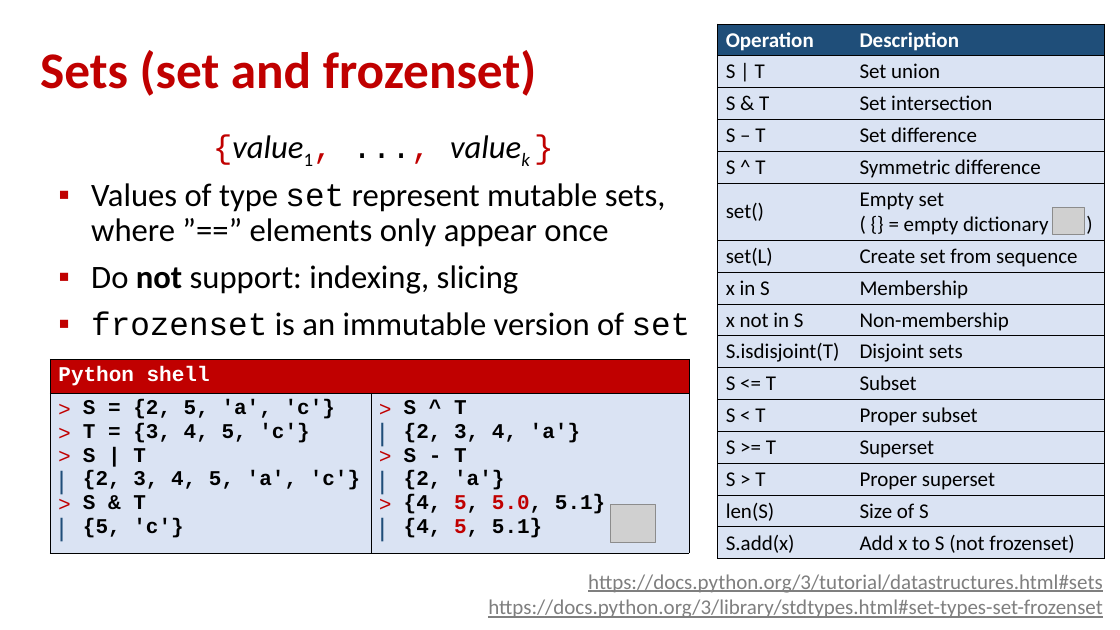
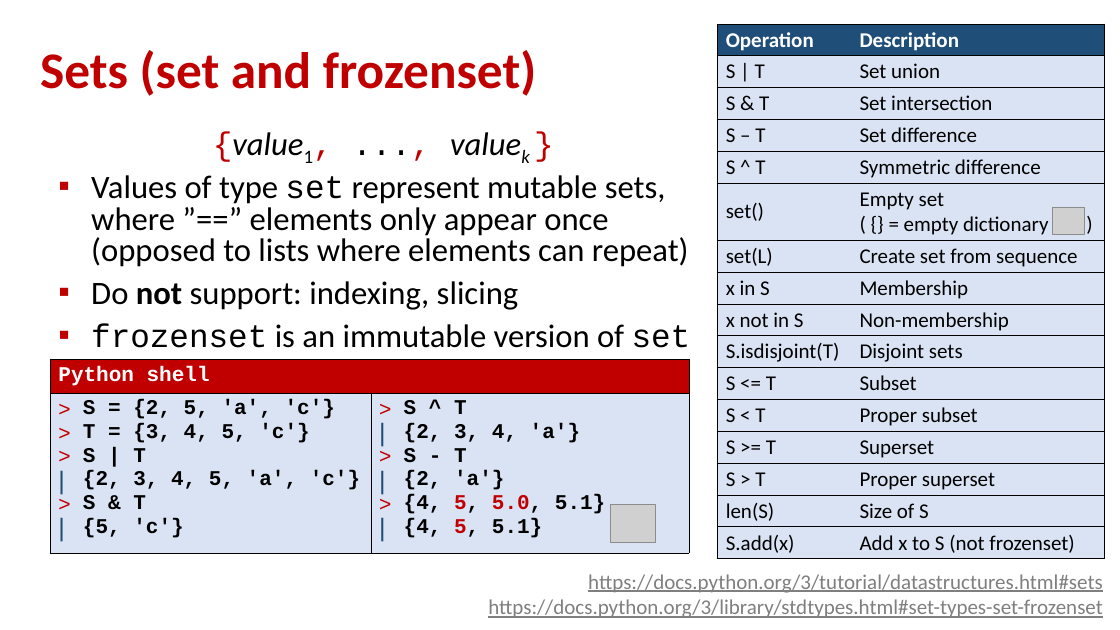
Before and after one commit to gsbrodal/gsbrodal.github.io, a slide deck: slide 10 of ipsa/slides/dictionaries.pptx. Drawn at 1120x630 pixels with LibreOffice and Linux fonts; fonts in the diff are those of the drawing; grey boxes stand for pictures. Boxes give left, top, right and bottom in pixels: in the first picture for what was removed or moved away, otherwise in the second. Text is boxed around its words. In the diff, an @@ line names an element or a change of style, - is before the commit and + after.

Commit message:
exercises.html all-slides-with-answers.pdf all-slides.pdf dictionaries.pdf dictionaries.pptx

```diff
--- a/ipsa/slides/dictionaries.pptx
+++ b/ipsa/slides/dictionaries.pptx
@@ text at box(91, 175, 689, 267): text changed @@
-▪ Values of type set represent mutable sets, where ”==” elements only appear once
+▪ Values of type set represent mutable sets, where ”==” elements only appear once
+  (opposed to lists where elements can repeat)
@@ text at box(91, 281, 691, 348): line spacing 0.9 to 0.8 @@
```
Also in this commit, not shown: 4 other files.
